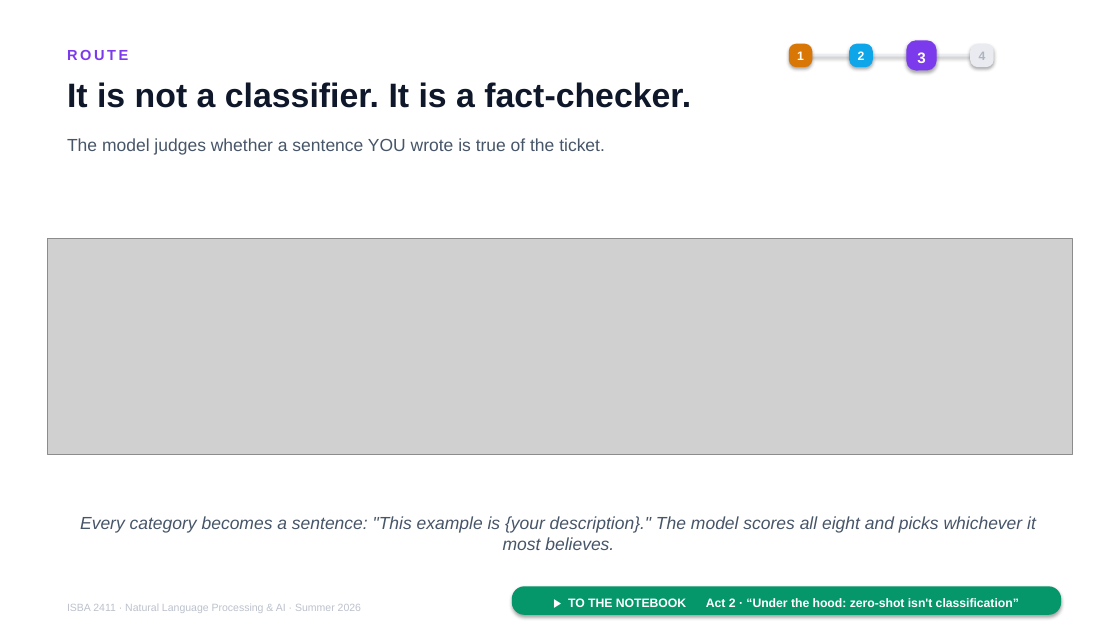
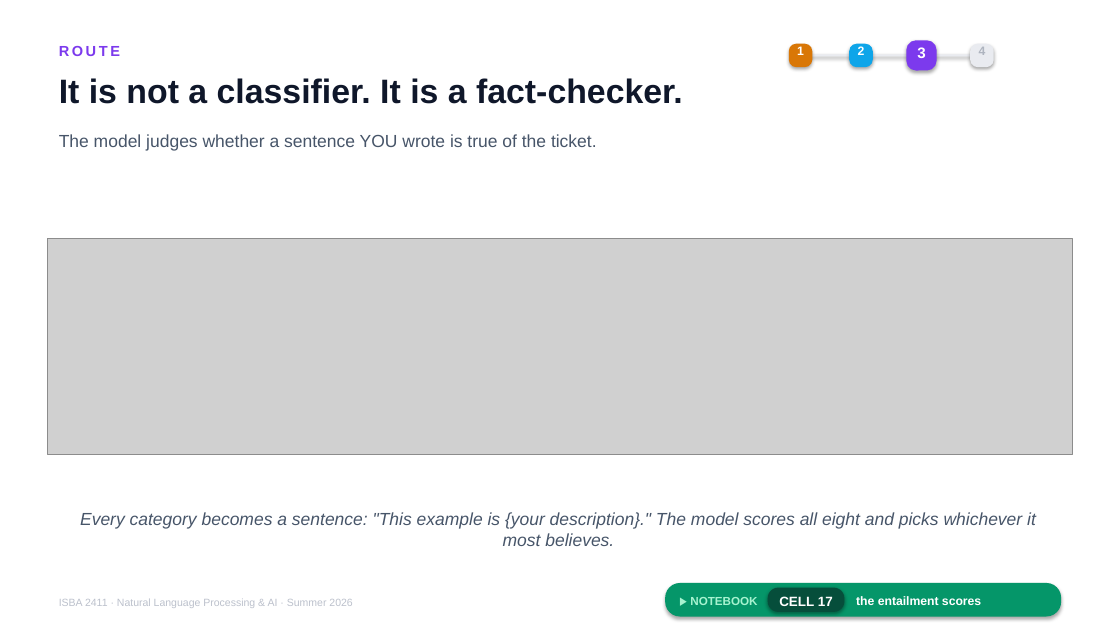
Before and after one commit to JulesMalin/isba2411-nlp, a slide deck: slide 16 of Week 7/L13_Support_Copilot.pptx. Drawn at 1120x630 pixels with LibreOffice and Linux fonts; fonts in the diff are those of the drawing; grey boxes stand for pictures. Boxes give left, top, right and bottom in pixels: in the first picture for what was removed or moved away, otherwise in the second. Text is boxed around its words. In the diff, an @@ line names an element or a change of style, - is before the commit and + after.

```diff
--- a/Week 7/L13_Support_Copilot.pptx
+++ b/Week 7/L13_Support_Copilot.pptx
@@ 9 texts: place and size @@
-9 texts at (67, 50, 1036, 613)
+9 texts at (59, 46, 1036, 608)
@@ text removed at (568, 598, 1019, 607) @@
-▶ TO THE NOTEBOOK Act 2 · “Under the hood: zero-shot isn't classification”
@@ rounded rectangle: place and size @@
-rounded rectangle at (512, 586, 1061, 615)
+rounded rectangle at (665, 583, 1061, 617)
@@ text added at (690, 597, 757, 605), 10 pt, text #A7F3D0, bold @@
+▶ NOTEBOOK
@@ rounded rectangle added at (768, 588, 844, 613), fill #064E3B @@
@@ text added at (779, 596, 833, 606), 11.5 pt, text #FFFFFF, bold @@
+CELL 17
@@ text added at (856, 596, 981, 605), 10.5 pt, text #FFFFFF, bold @@
+the entailment scores
```
Also in this commit, not shown: 16 other slides changed.
